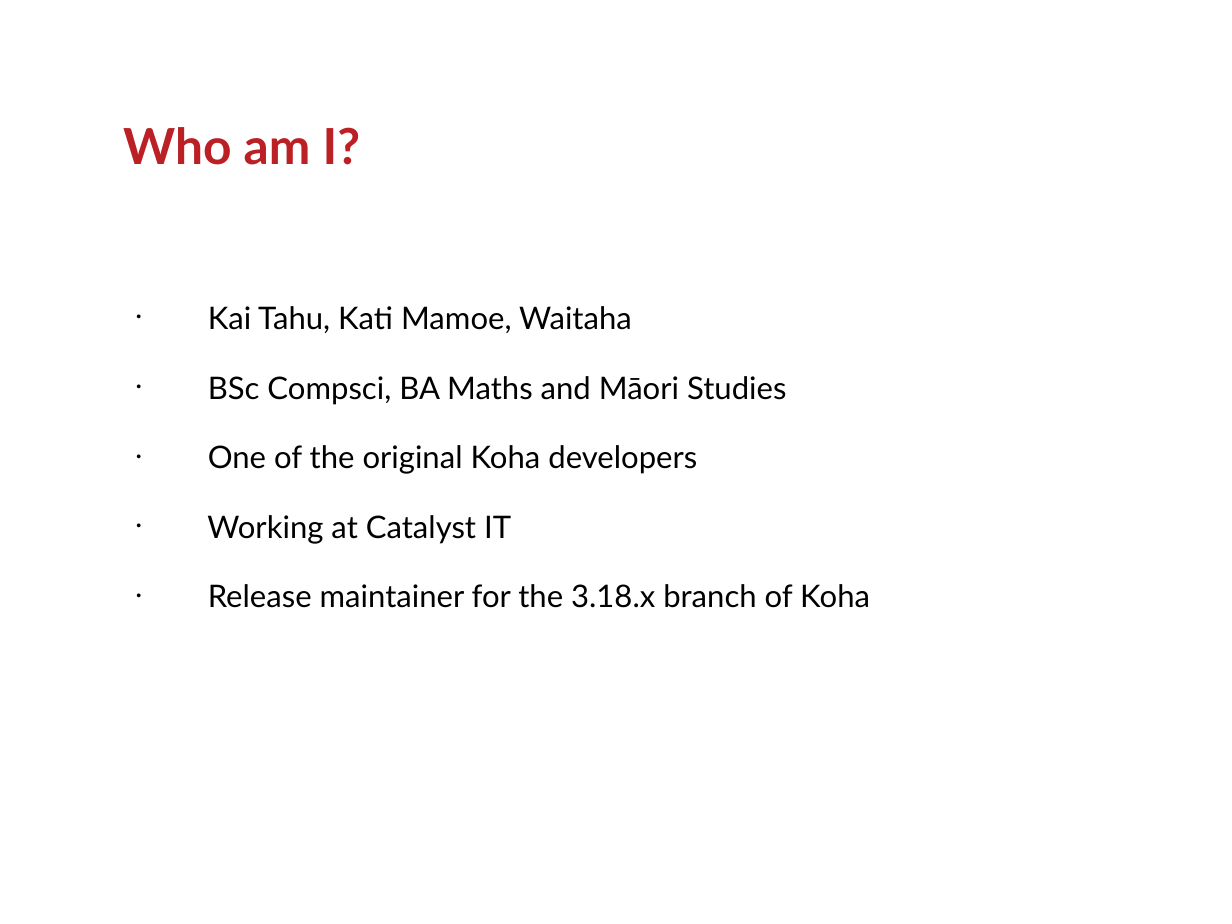
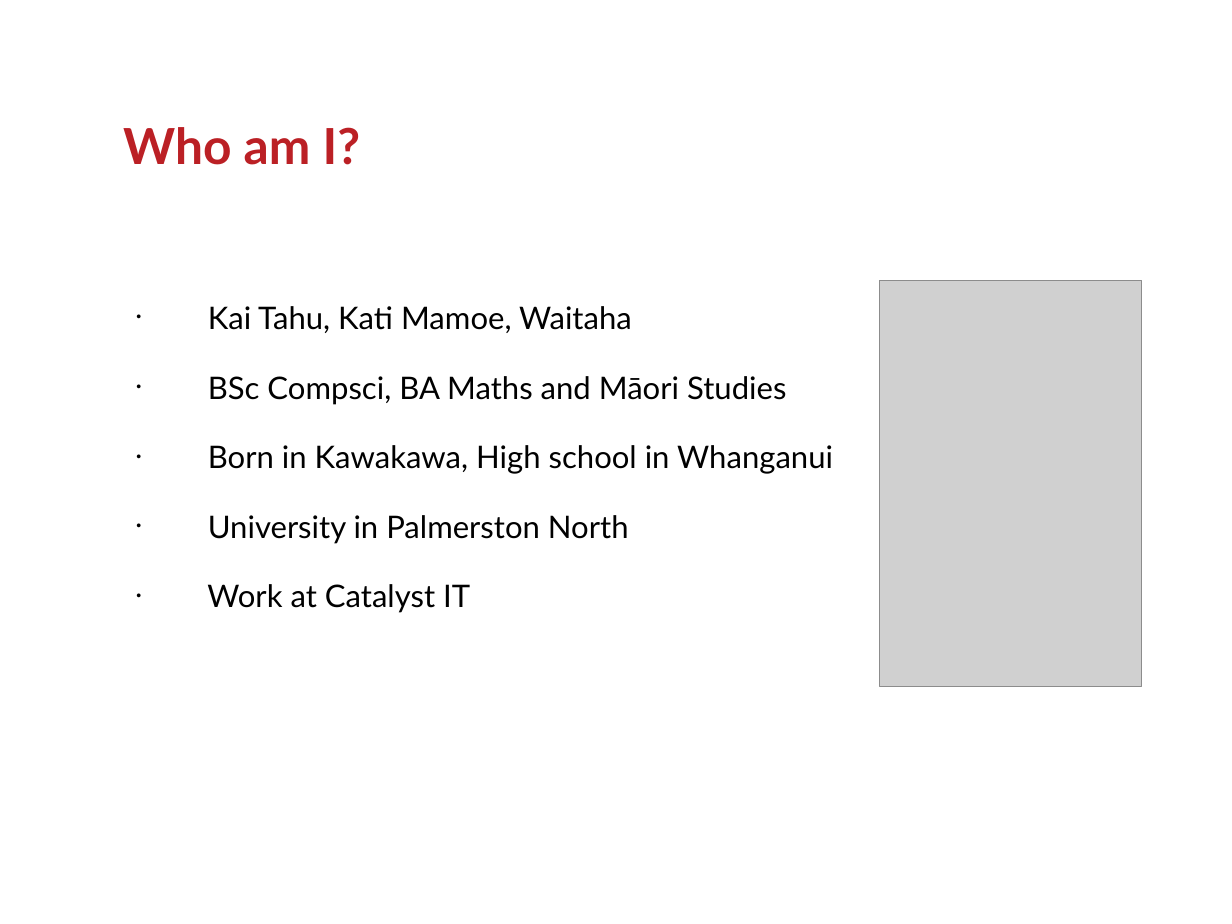
Before and after one commit to ranginui/presentation, a slide deck: slide 2 of digital_nati/floss.odp. Drawn at 1232x924 pixels with LibreOffice and Linux fonts; fonts in the diff are those of the drawing; grey boxes stand for pictures; background and template pictures are left out. Boxes give left, top, right and bottom in pixels: in the first picture for what was removed or moved away, otherwise in the second. Text is boxed around its words. In the diff, an @@ line names an element or a change of style, - is before the commit and + after.

```diff
--- a/digital_nati/floss.odp
+++ b/digital_nati/floss.odp
@@ picture added at [880, 281, 1141, 688] @@
@@ text at [207, 445, 833, 613]: text changed @@
-• One of the original Koha developers
-• Working at Catalyst IT
-• Release maintainer for the 3.18.x branch of Koha
+• Born in Kawakawa, High school in Whanganui
+• University in Palmerston North
+• Work at Catalyst IT
```
Also in this commit, not shown: 2 other slides changed, 8 slides added, 1 slide removed.
